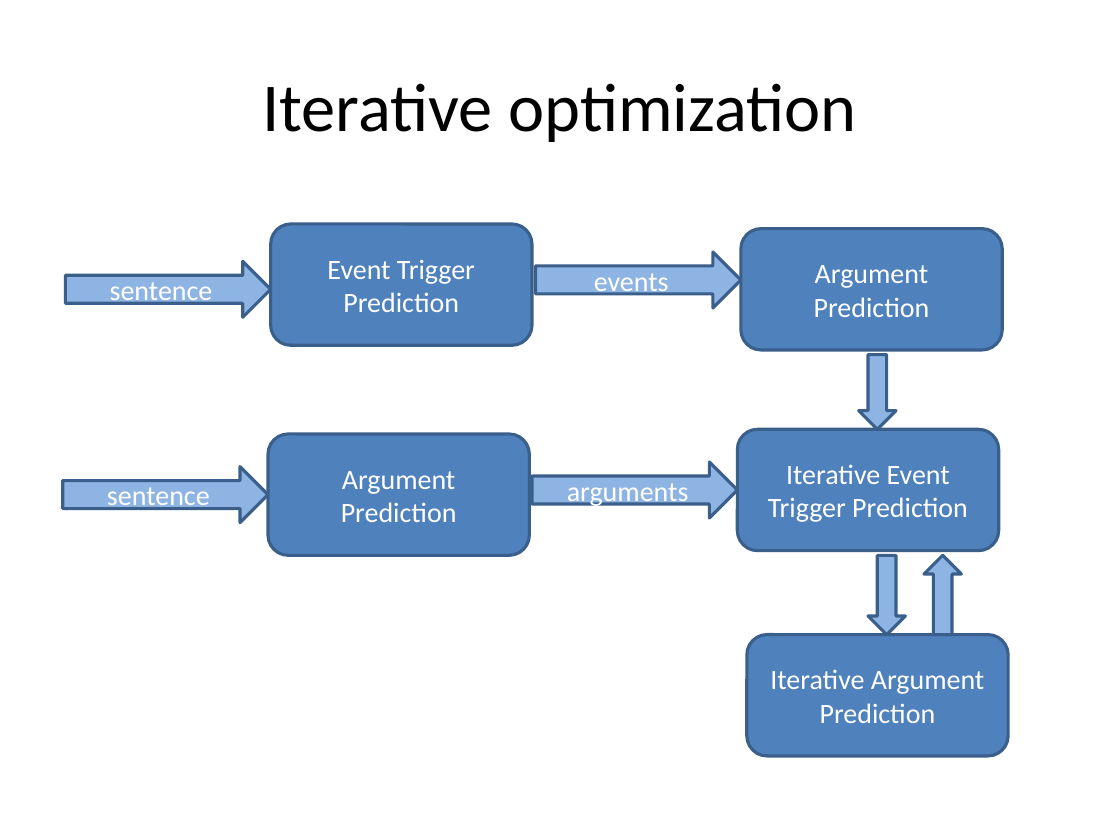
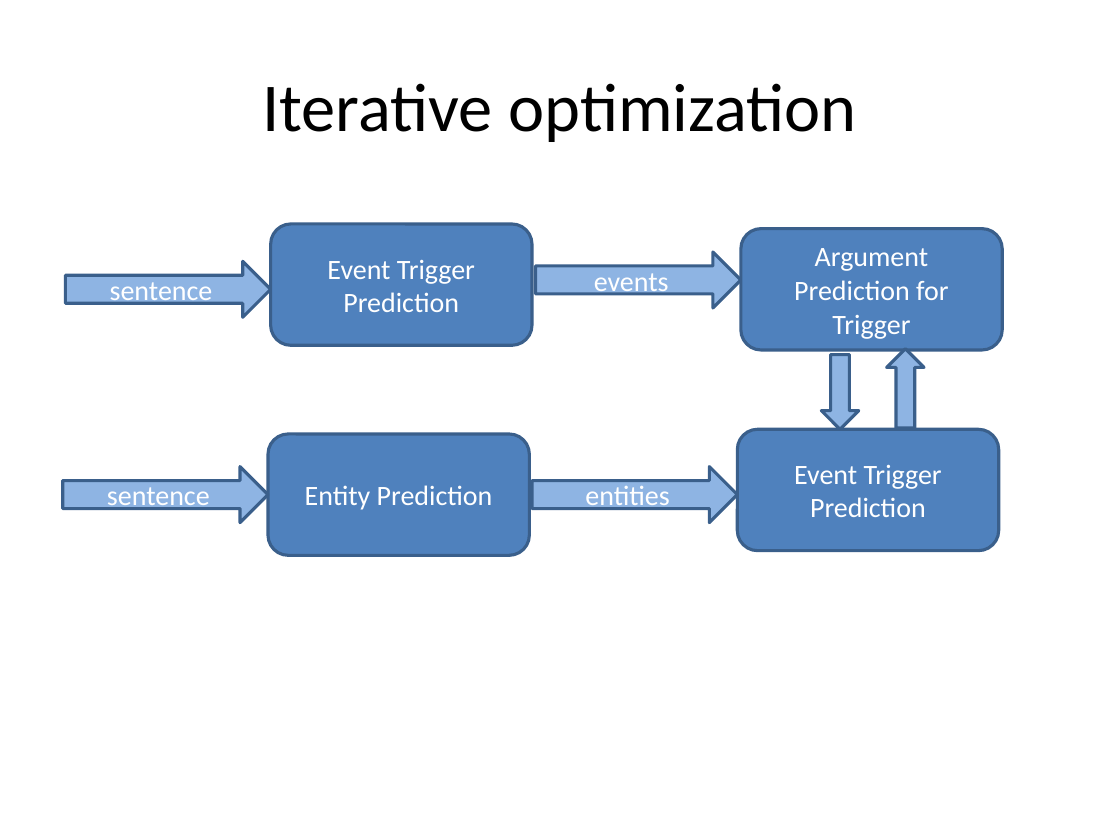
Before and after one commit to ajutscaria/CS224U, a slide deck: slide 18 of Presentation/Anubhai Philip Scaria.pptx. Drawn at 1120x840 pixels with LibreOffice and Linux fonts; fonts in the diff are those of the drawing. Boxes give left, top, right and bottom in pixels: in the first picture for what was removed or moved away, otherwise in the second. Text is boxed around its words. In the diff, an @@ line names an element or a change of style, - is before the commit and + after.

```diff
--- a/Presentation/Anubhai Philip Scaria.pptx
+++ b/Presentation/Anubhai Philip Scaria.pptx
@@ text in rounded rectangle at (x1=794, y1=248, x2=948, y2=339): text changed @@
-Argument Prediction
+Argument Prediction for Trigger
@@ down arrow moved from (x1=859, y1=355, x2=896, y2=430) to (x1=821, y1=355, x2=858, y2=430) @@
@@ down arrow moved from (x1=924, y1=556, x2=961, y2=635) to (x1=887, y1=348, x2=924, y2=428) @@
@@ right arrow "entities" moved from (x1=532, y1=461, x2=737, y2=517) to (x1=532, y1=467, x2=737, y2=523) @@
@@ text in rounded rectangle at (x1=794, y1=465, x2=942, y2=517): text changed @@
-Iterative Event Trigger Prediction
+Event Trigger Prediction
@@ text in rounded rectangle at (x1=305, y1=485, x2=493, y2=510): text changed @@
-Argument Prediction
+Entity Prediction
@@ text in right arrow at (x1=585, y1=486, x2=669, y2=512): text changed @@
-arguments
+entities
@@ down arrow removed at (x1=868, y1=556, x2=905, y2=635) @@
@@ rounded rectangle removed at (x1=747, y1=635, x2=1008, y2=756) @@
-Iterative Argument Prediction
```
Also in this commit, not shown: 16 other slides changed, 2 other files.
